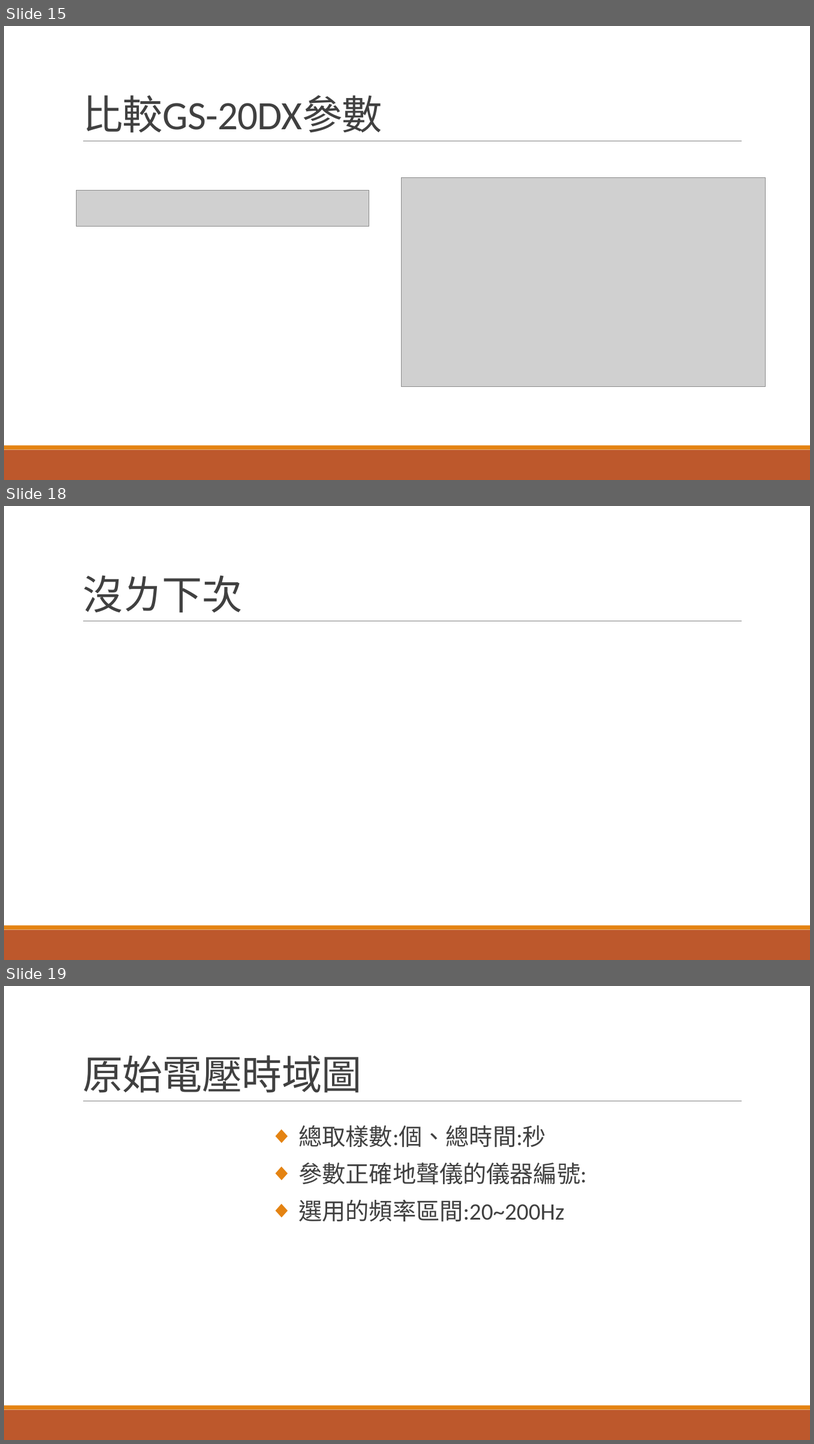
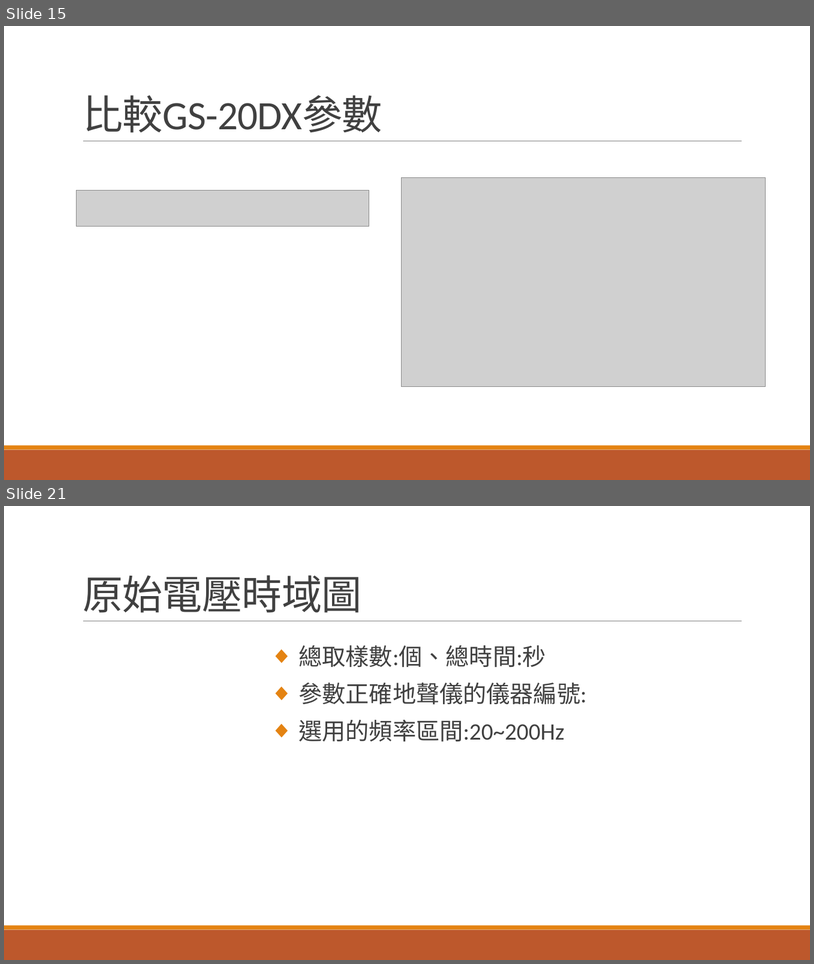
Before and after one commit to r889165/BackUpThesis, a slide deck: Geophone_Calibration/地聲儀求參數.pptx. Shown one above the other, each under a label of ours: slides 15, 18 and 19 before the commit, slides 15 and 21 after it; the slides between them are not shown. The pictures are 814x1444 and 814x964 pixels, drawn with LibreOffice and Linux fonts; fonts in the diff are those of the drawing; grey boxes stand for pictures. Boxes give left, top, right and bottom in pixels: in the first picture for what was removed or moved away, otherwise in the second. Text is boxed around its words. In the diff, an @@ line names an element or a change of style, - is before the commit and + after.

```diff
--- a/Geophone_Calibration/地聲儀求參數.pptx
+++ b/Geophone_Calibration/地聲儀求參數.pptx
@@ slide 18 removed at (4,506,810,960), background #FFFFFF; not listed: 3 template elements that a slide beside it also shows @@
@@ title removed at (83,575,243,613) @@
-沒ㄌ下次
@@ what was slide 19 is now slide 21 @@
```
Also in this commit, not shown: 1 slide changed, 5 slides added, 2 other slides removed, 12 other files.
